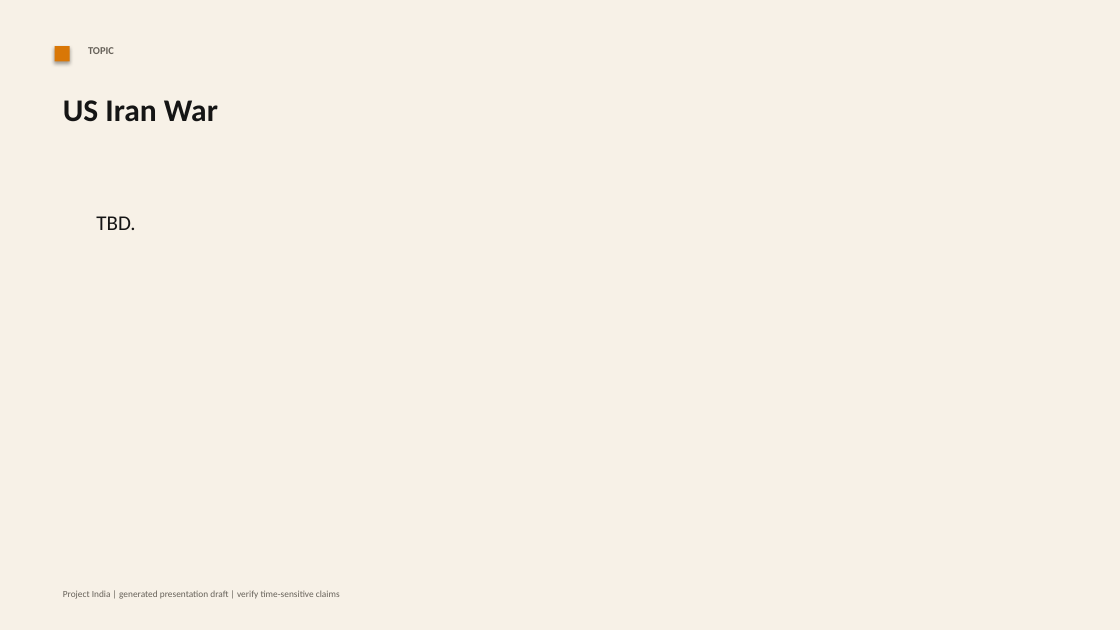
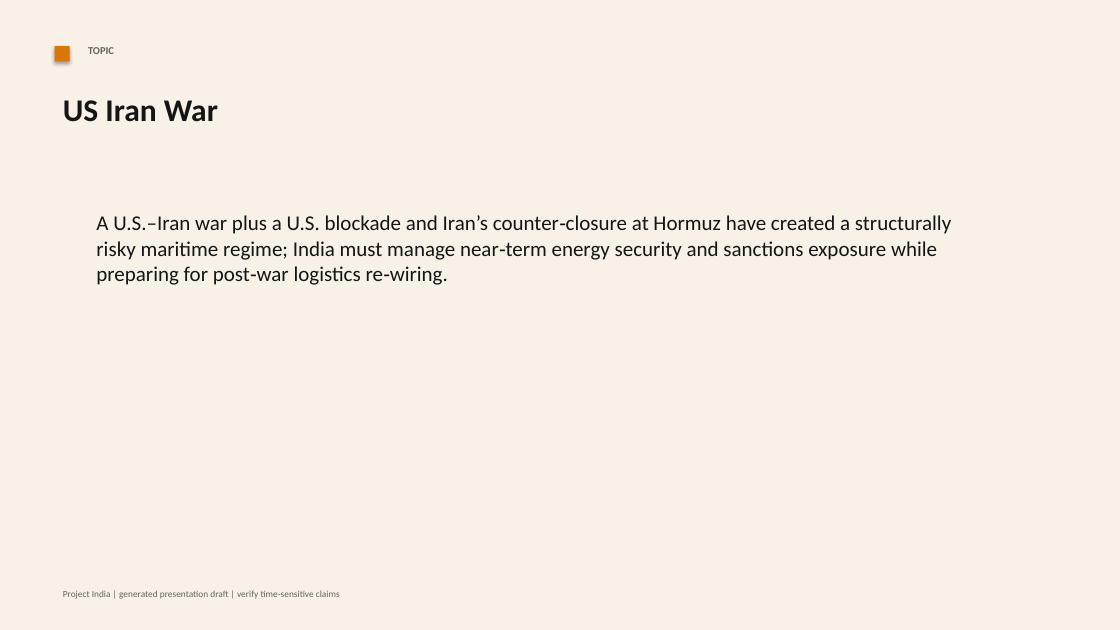
Before and after one commit to knirantar/Project-India, a slide deck: slide 1 of docs/presentations/us-iran-war-2026-generated-deck.pptx. Drawn at 1120x630 pixels with LibreOffice and Linux fonts; fonts in the diff are those of the drawing. Boxes give left, top, right and bottom in pixels: in the first picture for what was removed or moved away, otherwise in the second. Text is boxed around its words. In the diff, an @@ line names an element or a change of style, - is before the commit and + after.

```diff
--- a/docs/presentations/us-iran-war-2026-generated-deck.pptx
+++ b/docs/presentations/us-iran-war-2026-generated-deck.pptx
@@ text at (x1=96, y1=215, x2=951, y2=285): text changed @@
-TBD.
+A U.S.–Iran war plus a U.S. blockade and Iran’s counter‑closure at Hormuz have created a structurally risky maritime regime; India must manage near‑term energy security and sanctions exposure while preparing for post‑war logistics re‑wiring.
```
Also in this commit, not shown: 8 other slides changed, 4 slides added, 6 other files.
